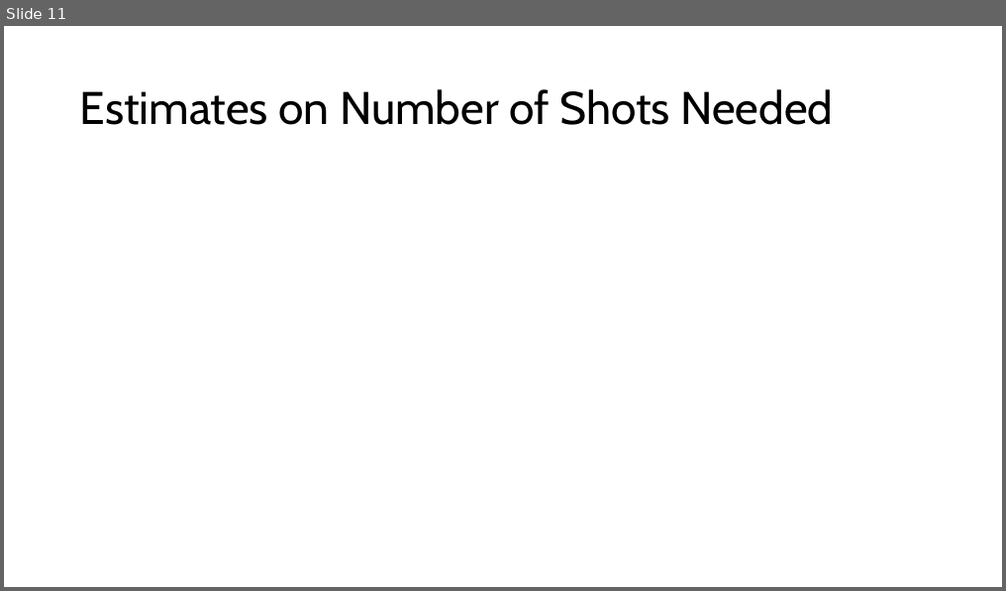
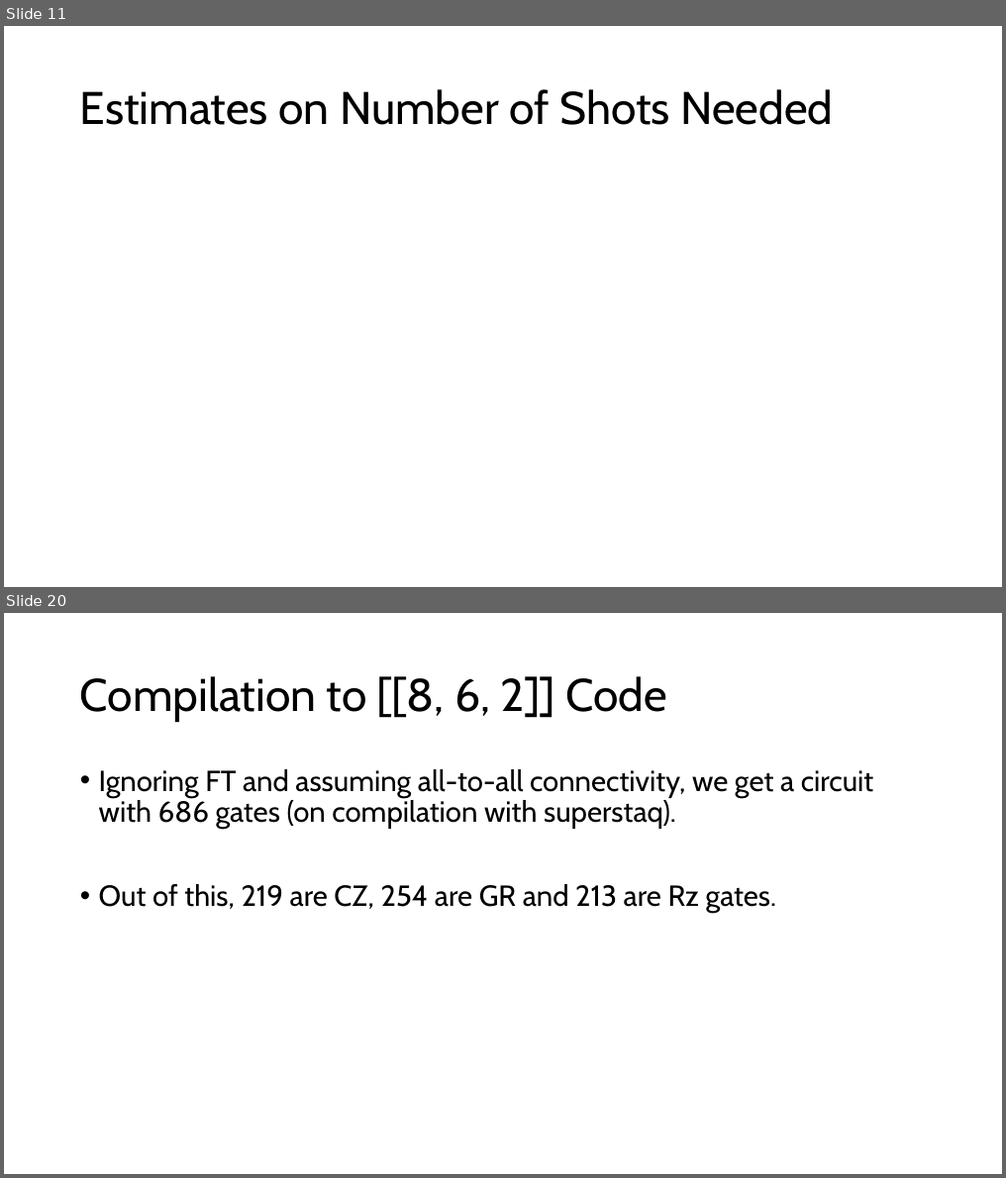
Before and after one commit to Baker-Group-UT/iceberg-compiler, a slide deck: direction.pptx. Shown one above the other, each under a label of ours: slide 11 before the commit, slides 11 and 20 after it; the slides between them are not shown. The pictures are 1006x591 and 1006x1178 pixels, drawn with LibreOffice and Linux fonts; fonts in the diff are those of the drawing; grey boxes stand for pictures. Boxes give left, top, right and bottom in pixels: in the first picture for what was removed or moved away, otherwise in the second. Text is boxed around its words. In the diff, an @@ line names an element or a change of style, - is before the commit and + after.

Commit message:
added code to test out baseline implementation of iceberg compilation

```diff
--- a/direction.pptx
+++ b/direction.pptx
@@ slide 20 added at (4, 613, 1002, 1174), background #FFFFFF @@
@@ title added at (80, 676, 667, 722), 44 pt, text #000000 @@
+Compilation to [[8, 6, 2]] Code
@@ text added at (99, 769, 874, 913), 28 pt, text #000000 @@
+• Ignoring FT and assuming all-to-all connectivity, we get a circuit with 686 gates (on compilation with superstaq).
+• Out of this, 219 are CZ, 254 are GR and 213 are Rz gates.
```
Also in this commit, not shown: 10 other slides added, 3 other files.
